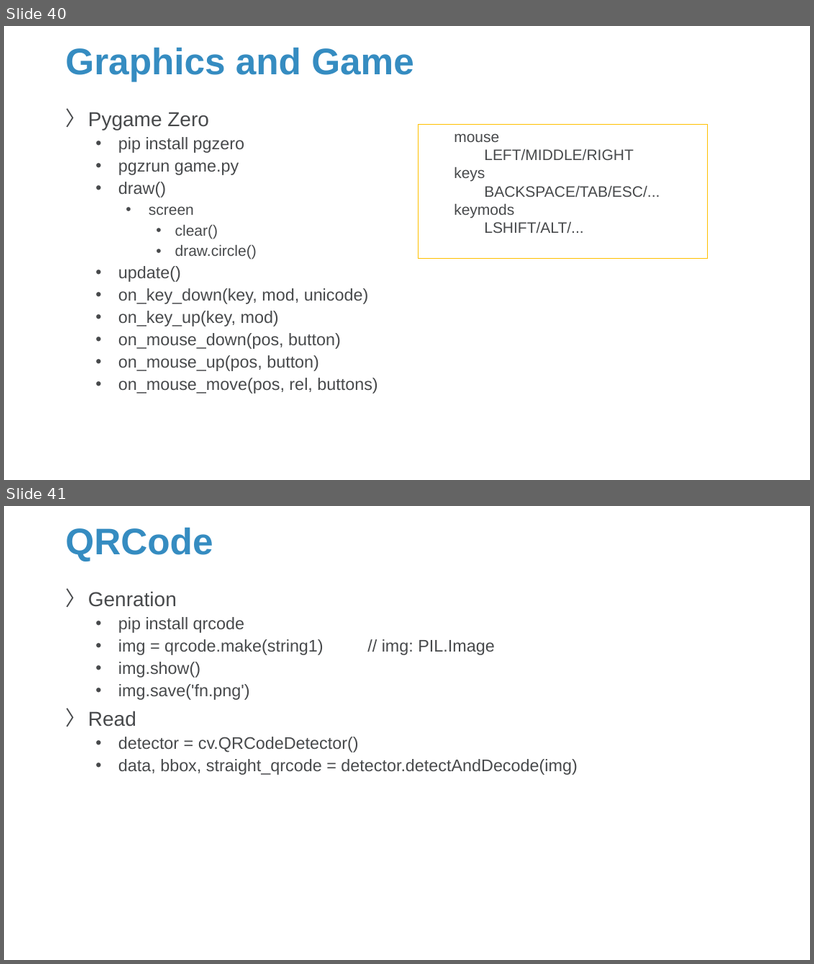
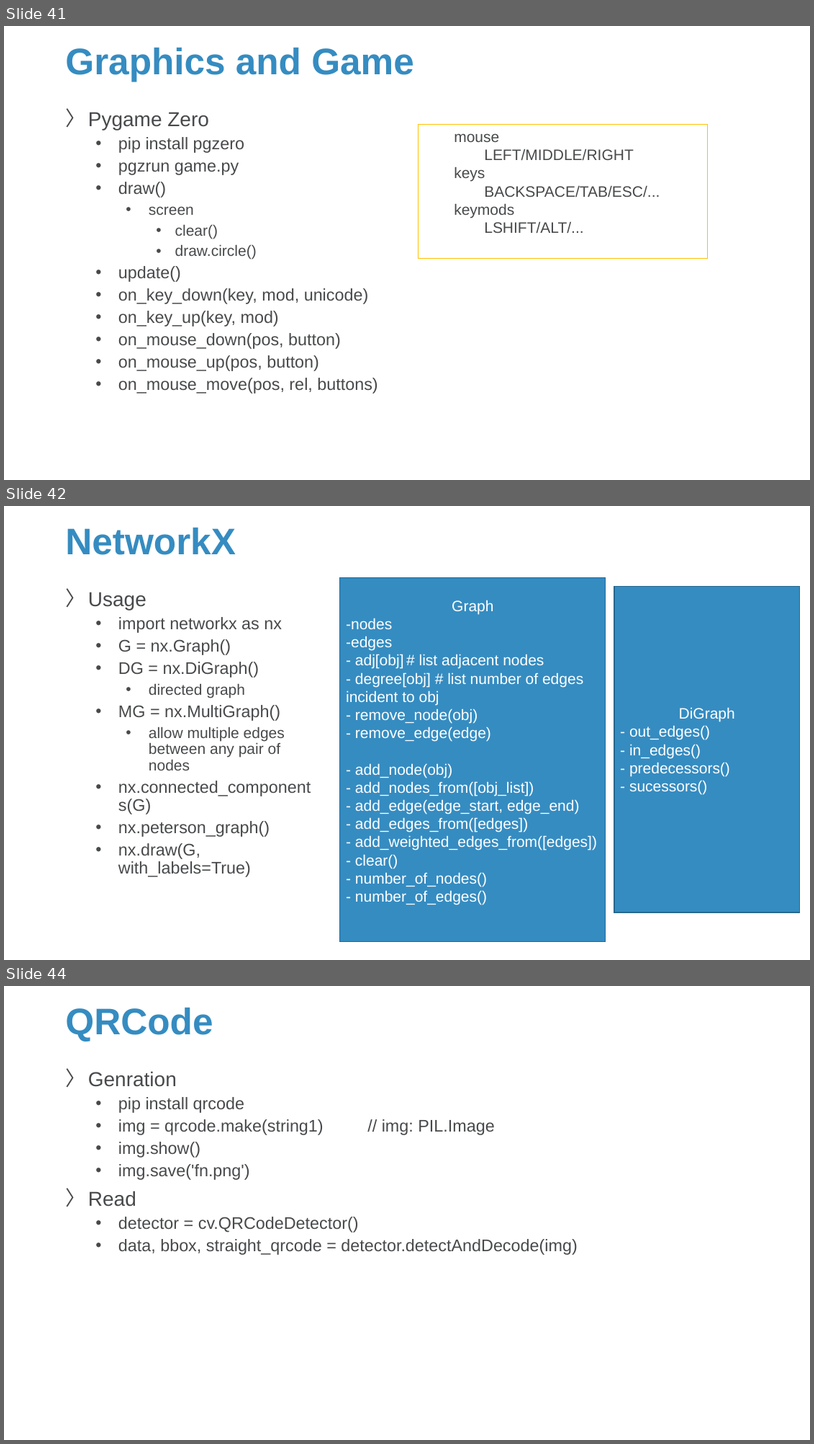
Before and after one commit to Sparks-Lu/TechNotes, a slide deck: Python/Python-Notes.pptx. Shown one above the other, each under a label of ours: slides 40 and 41 before the commit, slides 41, 42 and 44 after it; the slides between them are not shown. The pictures are 814x964 and 814x1444 pixels, drawn with LibreOffice and Linux fonts; fonts in the diff are those of the drawing; background and template pictures are left out. Boxes give left, top, right and bottom in pixels: in the first picture for what was removed or moved away, otherwise in the second. Text is boxed around its words. In the diff, an @@ line names an element or a change of style, - is before the commit and + after.

```diff
--- a/Python/Python-Notes.pptx
+++ b/Python/Python-Notes.pptx
@@ slide 42 added at (x1=4, y1=506, x2=810, y2=960), background picture (left out) @@
@@ title added at (x1=65, y1=528, x2=236, y2=555), 44 pt, text #358CC1, bold @@
+NetworkX
@@ text added at (x1=88, y1=592, x2=311, y2=877), 20 pt, text #47494B @@
+〉 Usage
+  • import networkx as nx
+  • G = nx.Graph()
+  • DG = nx.DiGraph()
+    • directed graph
+  • MG = nx.MultiGraph()
+    • allow multiple edges between any pair of nodes
+  • nx.connected_components(G)
+  • nx.peterson_graph()
+  • nx.draw(G, with_labels=True)
@@ rectangle added at (x1=340, y1=577, x2=606, y2=942), fill #358CC1, outline #27688F 1 pt, 18 pt, text #FFFFFF @@
+Graph
+-nodes
+-edges
+- adj[obj] # list adjacent nodes
+- degree[obj] # list number of edges incident to obj
+- remove_node(obj)
+- remove_edge(edge)
+- add_node(obj)
+- add_nodes_from([obj_list])
+- add_edge(edge_start, edge_end)
+- add_edges_from([edges])
+- add_weighted_edges_from([edges])
+- clear()
+- number_of_nodes()
+- number_of_edges()
@@ rectangle added at (x1=615, y1=586, x2=801, y2=912), fill #358CC1, outline #27688F 1 pt, 18 pt, text #FFFFFF @@
+DiGraph
+- out_edges()
+- in_edges()
+- predecessors()
+- sucessors()
@@ what was slide 40 is now slide 41 @@
@@ what was slide 41 is now slide 44 @@
```
Also in this commit, not shown: 6 slides changed, 4 other slides added, 10 other files.
